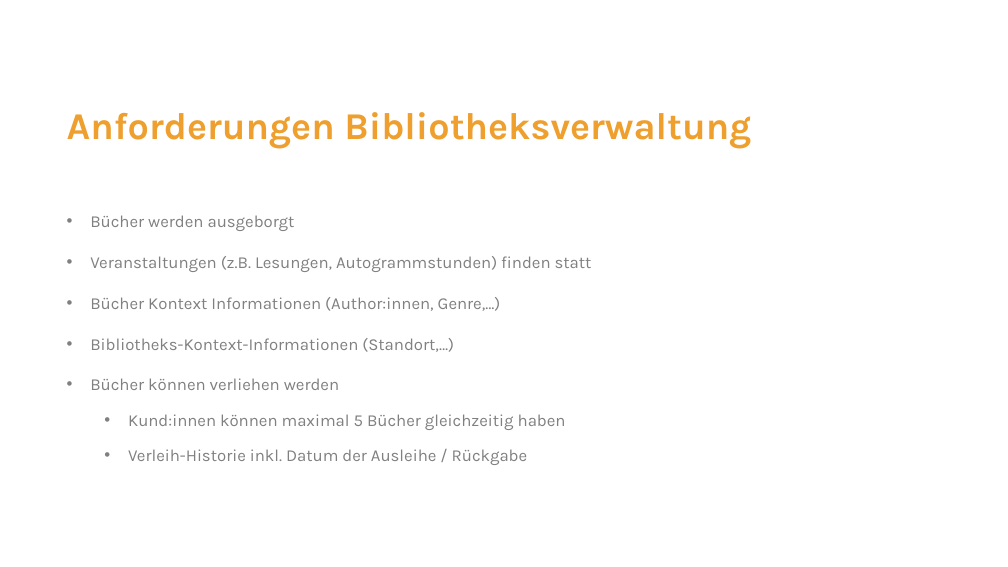
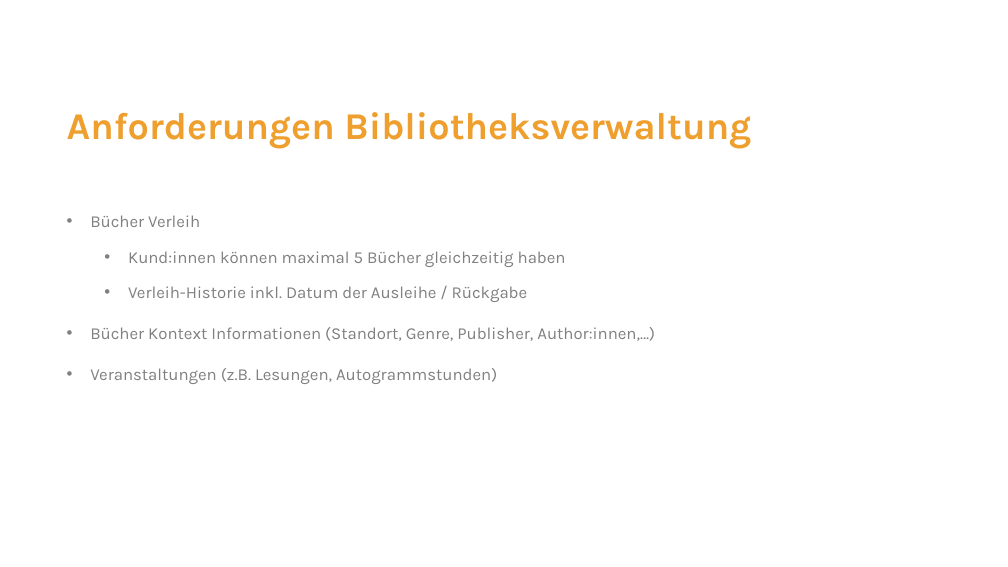
Before and after one commit to curarin/fh-sem2-db-project, a slide deck: slide 2 of requirements/pptx/2026-05-15-version-paul.pptx. Drawn at 1008x567 pixels with LibreOffice and Linux fonts; fonts in the diff are those of the drawing; background and template pictures are left out. Boxes give left, top, right and bottom in pixels: in the first picture for what was removed or moved away, otherwise in the second. Text is boxed around its words. In the diff, an @@ line names an element or a change of style, - is before the commit and + after.

```diff
--- a/requirements/pptx/2026-05-15-version-paul.pptx
+++ b/requirements/pptx/2026-05-15-version-paul.pptx
@@ text at (90, 215, 200, 227): text changed @@
-• Bücher werden ausgeborgt
-• Veranstaltungen (z.B. Lesungen, Autogrammstunden) finden statt
-• Bücher Kontext Informationen (Author:innen, Genre,…)
-• Bibliotheks-Kontext-Informationen (Standort,…)
-• Bücher können verliehen werden
+• Bücher Verleih
@@ text at (90, 327, 655, 384): paragraphs added @@
+• Bücher Kontext Informationen (Standort, Genre, Publisher, Author:innen,…)
+• Veranstaltungen (z.B. Lesungen, Autogrammstunden)
```
Also in this commit, not shown: 1 other slide changed, 1 other file.
